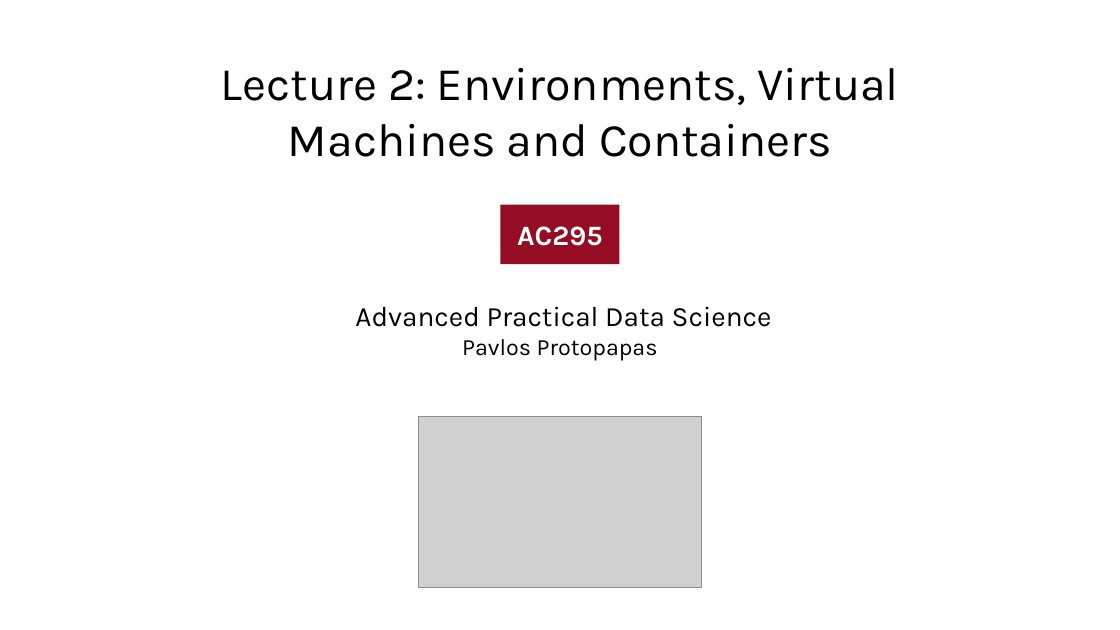
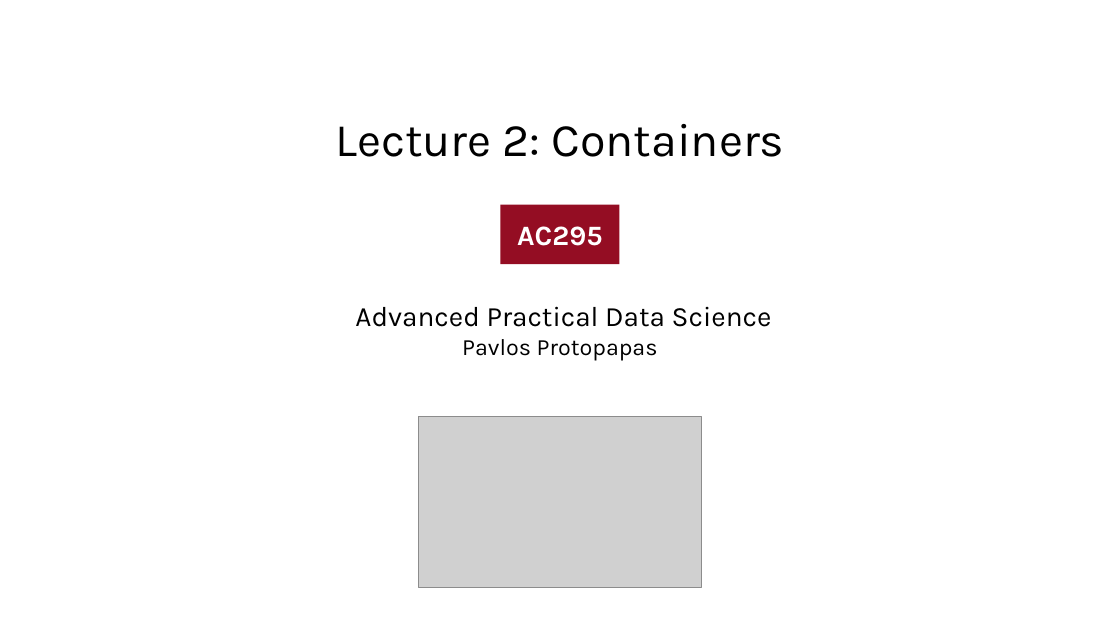
Before and after one commit to Harvard-IACS/2020F-AC295, a slide deck: slide 1 of content/lectures/lecture2/presentation/lecture2.pptx. Drawn at 1120x630 pixels with LibreOffice and Linux fonts; fonts in the diff are those of the drawing; grey boxes stand for pictures. Boxes give left, top, right and bottom in pixels: in the first picture for what was removed or moved away, otherwise in the second. Text is boxed around its words. In the diff, an @@ line names an element or a change of style, - is before the commit and + after.

```diff
--- a/content/lectures/lecture2/presentation/lecture2.pptx
+++ b/content/lectures/lecture2/presentation/lecture2.pptx
@@ title at [336, 124, 785, 157]: text changed @@
-Lecture 2: Environments, Virtual Machines and Containers
+Lecture 2: Containers
```
Also in this commit, not shown: 2 other slides changed, 54 other files.
